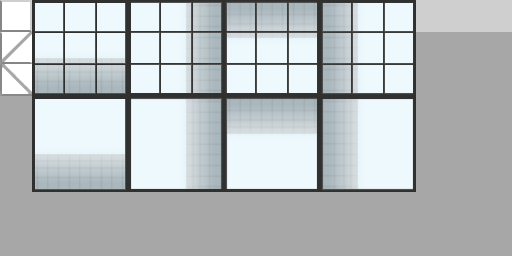
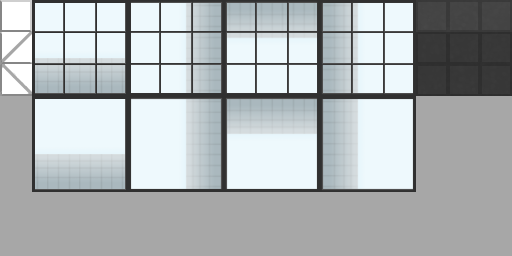
Comparing the layer stacks of the two 512px x 256px images. Changes:
added group "inner-floor" with 4 layers above "Hintergrund" over bbox(416, 0, 512, 96)
added layer "inner-floor-gaps" (16%) in group "inner-floor" over bbox(416, 0, 512, 96)
added layer "inner-floor-highlight" (21%) in group "inner-floor" over bbox(416, 0, 512, 96)
added layer "inner-floor-foundation" in group "inner-floor" over bbox(416, 0, 512, 96)
